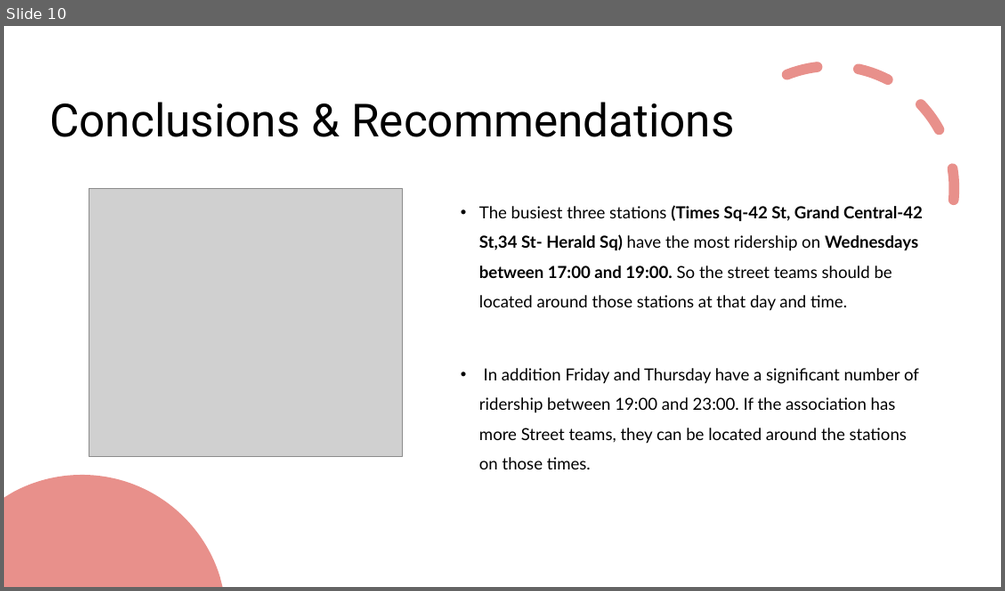
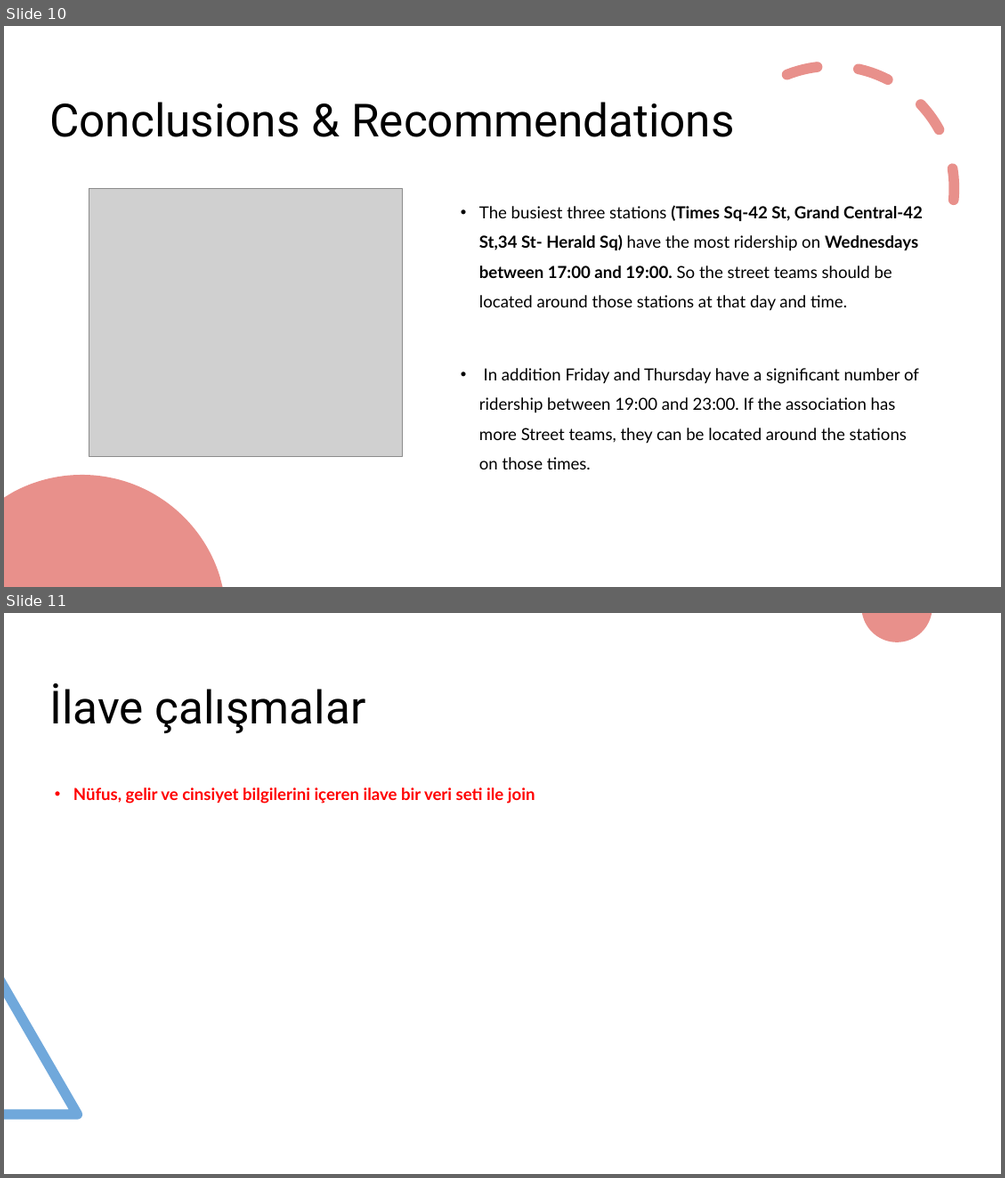
Before and after one commit to baharturgutinan/istdsa_bahar, a slide deck: WTWY Street Teams_2.pptx. Shown one above the other, each under a label of ours: slide 10 before the commit, slides 10 and 11 after it. The pictures are 1005x591 and 1005x1178 pixels, drawn with LibreOffice and Linux fonts; fonts in the diff are those of the drawing; grey boxes stand for pictures. Boxes give left, top, right and bottom in pixels: in the first picture for what was removed or moved away, otherwise in the second. Text is boxed around its words. In the diff, an @@ line names an element or a change of style, - is before the commit and + after.

```diff
--- a/WTWY Street Teams_2.pptx
+++ b/WTWY Street Teams_2.pptx
@@ slide 11 added at (4, 613, 1001, 1174), background #FFFFFF; not listed: 1 template element that a slide beside it also shows @@
@@ freeform shape added at (863, 613, 932, 642), fill #E8908B @@
@@ text added at (49, 683, 366, 733), 44 pt, text #000000 @@
+İlave çalışmalar
@@ text added at (73, 787, 535, 803), 16 pt, text #FF0000, bold @@
+  • Nüfus, gelir ve cinsiyet bilgilerini içeren ilave bir veri seti ile join
```
Also in this commit, not shown: 2 slides changed.
